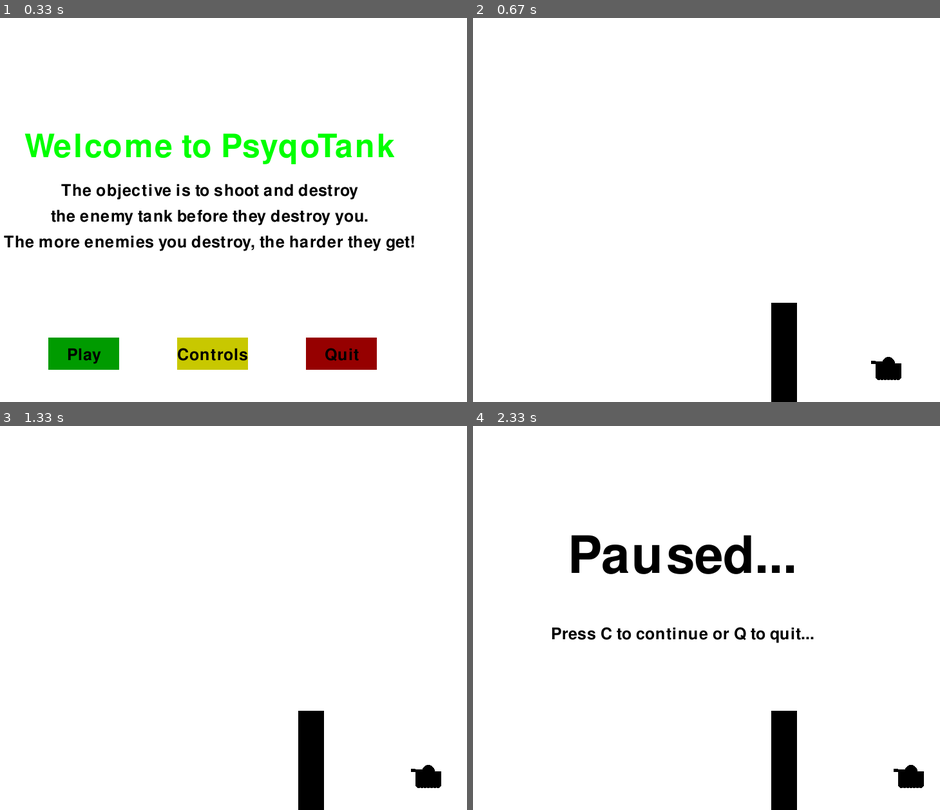
Above: before the commit, frames 1-4 (two rows, left to right).
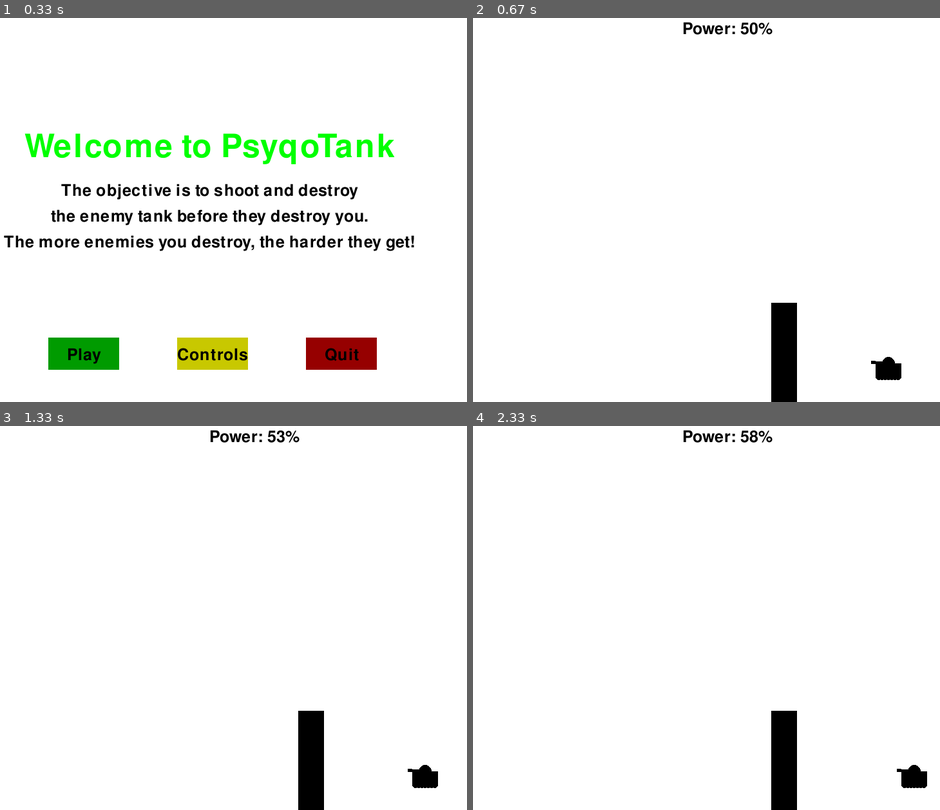
Above: after the commit, the same moments.

Repository: djtrame/Personal
Game: pygame game, started from psyqo_tank2.py
The game is run twice, just before and just after one commit, with the same random seed, the same clock (stepped at 60 frames per second) and the same inputs.
Inputs:
- Up to frame 1 (0.33 s): no input
- Up to frame 2 (0.67 s): click "Play" at 0.42 s
- Up to frame 3 (1.33 s): tap Space at 0.67 s; hold D from 1 s (still down); hold Right from 1 s (still down)
- Up to frame 4 (2.33 s): release D at 1.47 s; release Right at 1.47 s; hold P 1.5-1.97 s; hold D 1.5-1.97 s; hold Right 1.5-1.97 s; tap Space at 1.57, 1.87 s; tap C at 2 s

Frame 1 is identical in both runs. In frame 2, 0.3% of the frame differs, in the area x 45-65%, y 1-5%; in frame 3, 0.4%; in frame 4, 3.1%, in the area x 16-98%, y 1-95%.

Commit message:
Finished tutorial 72

Diff:
--- a/psyqo_tank2.py
+++ b/psyqo_tank2.py
@@ -38,7 +38,7 @@
 
 clock = pygame.time.Clock()
 
-FPS = 15
+FPS = 30
 
 #not sure how to kill menu loops in game intro and game controls.  this doesn't seem to do it.
 inControlsMenu = False
@@ -137,6 +137,7 @@
         pygame.draw.circle(gameDisplay, black, (x-startWheelX,y+21), wheelWidth)
         startWheelX -= 5
 
+    #return the turret position of the tank
     return possibleTurrets[turretPos]
 
 #runs once
@@ -302,7 +303,35 @@
 def barrier(locationX, randomHeight, barrier_width):
     pygame.draw.rect(gameDisplay, black, [locationX, display_height-randomHeight, barrier_width, randomHeight])
 
-def fireShell(gunCoordinates, tankX, tankY, turretPos):
+def explosion(x,y, size=50):
+    explode = True
+
+    while explode:
+        for event in pygame.event.get():
+            if event.type == pygame.QUIT:
+                pygame.quit()
+                quit()
+
+        startPoint = x,y
+
+        colorChoices = [red, lightred, yellow, lightyellow]
+
+        magnitude = 1
+
+        while magnitude < size:
+            exploding_bit_x = x + random.randrange(-1*magnitude,magnitude)
+            exploding_bit_y = y + random.randrange(-1 * magnitude, magnitude)
+
+            pygame.draw.circle(gameDisplay, colorChoices[random.randrange(0,4)], (exploding_bit_x,exploding_bit_y),random.randrange(1,5))
+            magnitude += 1
+
+            pygame.display.update()
+            clock.tick(100)
+
+        explode = False
+
+
+def fireShell(gunCoordinates, tankX, tankY, turretPos,gun_power,locationX,barrier_width,randomHeight):
     fire = True
 
     #can't modify tuples, convert it to a list instead
@@ -322,13 +351,43 @@
 
         #quadratic equation example
         #y = x^2  y = x**2
-        startingShell[1] += int((((startingShell[0] - gunCoordinates[0])*0.01)**2) - (turretPos + turretPos/(12-turretPos)))
+        startingShell[1] += int((((startingShell[0] - gunCoordinates[0])*0.01/(gun_power/50))**2) - (turretPos + turretPos/(12-turretPos)))
 
         if startingShell[1] > display_height:
+            print("Last shell:",startingShell[0],startingShell[1])
+            #determine estimated spot of last impact
+            #cross multiplication
+            #(x/600) = (189/618) for instance
+            #618x = (600 * 189)
+            #x = (113,400) / 618
+            #x = 183 <------ estimated last X of impact (when the shell hit the border at 600)
+            hit_x = int((startingShell[0]*display_height)/startingShell[1])
+            hit_y = int(display_height)
+            print ("Impact:",hit_x,hit_y)
+            explosion(hit_x , hit_y)
             fire = False
 
+        #do comparisons and store them as booleans
+        check_x_1 = startingShell[0] <= locationX + barrier_width
+        check_x_2 = startingShell[0] >= locationX
+
+        check_y_1 = startingShell[1] <= display_height
+        check_y_2 = startingShell[1] >= display_height - randomHeight
+
+        if check_x_1 and check_x_2 and check_y_1 and check_y_2:
+            print("Last shell:", startingShell[0], startingShell[1])
+            hit_x = int(startingShell[0])
+            hit_y = int(startingShell[1])
+            print ("Impact:",hit_x,hit_y)
+            explosion(hit_x , hit_y)
+            fire = False
+
         pygame.display.update()
-        clock.tick(50)
+        clock.tick(100)
+
+def power(level):
+    text = smallfont.render("Power: " + str(level) + "%", True, black)
+    gameDisplay.blit(text,[display_width / 2, 0])
 
 
 def gameLoop():
@@ -342,15 +401,15 @@
     currentTurretPos = 0
     changeTurretPos = 0
 
+    fire_power = 50
+    power_change = 0
+
     locationX = (display_width /2) + random.randint(-0.2*display_width,.2*display_width)
     randomHeight = random.randrange(display_height * 0.1, display_height * 0.6)
     barrier_width = 40
 
     #main game loop
     while not gameExit:
-
-        gameDisplay.fill(white)
-        gun = tank(mainTankX, mainTankY, currentTurretPos)
 
         if gameOver == True:
             message_to_screen("Game Over!",
@@ -396,7 +455,12 @@
                 elif event.key == pygame.K_p:
                     pause()
                 elif event.key == pygame.K_SPACE:
-                    fireShell(gun,mainTankX,mainTankY,currentTurretPos)
+                    fireShell(gun,mainTankX,mainTankY,currentTurretPos,fire_power,locationX,barrier_width,randomHeight)
+
+                elif event.key == pygame.K_a:
+                    power_change = -1
+                elif event.key == pygame.K_d:
+                    power_change = 1
 
             elif event.type == pygame.KEYUP:
                 if event.key == pygame.K_LEFT or event.key == pygame.K_RIGHT:
@@ -404,6 +468,9 @@
 
                 if event.key == pygame.K_UP or event.key == pygame.K_DOWN:
                     changeTurretPos = 0
+
+                if event.key == pygame.K_a or event.key == pygame.K_d:
+                    power_change = 0
 
         mainTankX += tankMove
 
@@ -417,6 +484,15 @@
         if mainTankX - (tankWidth / 2) < locationX + barrier_width:
             mainTankX += 5
 
+        # clear the display
+        gameDisplay.fill(white)
+
+        # draw the tank and store the position of the turret
+        gun = tank(mainTankX, mainTankY, currentTurretPos)
+
+        fire_power += power_change
+        power(fire_power)
+
         barrier(locationX, randomHeight, barrier_width)
 
         pygame.display.update()
